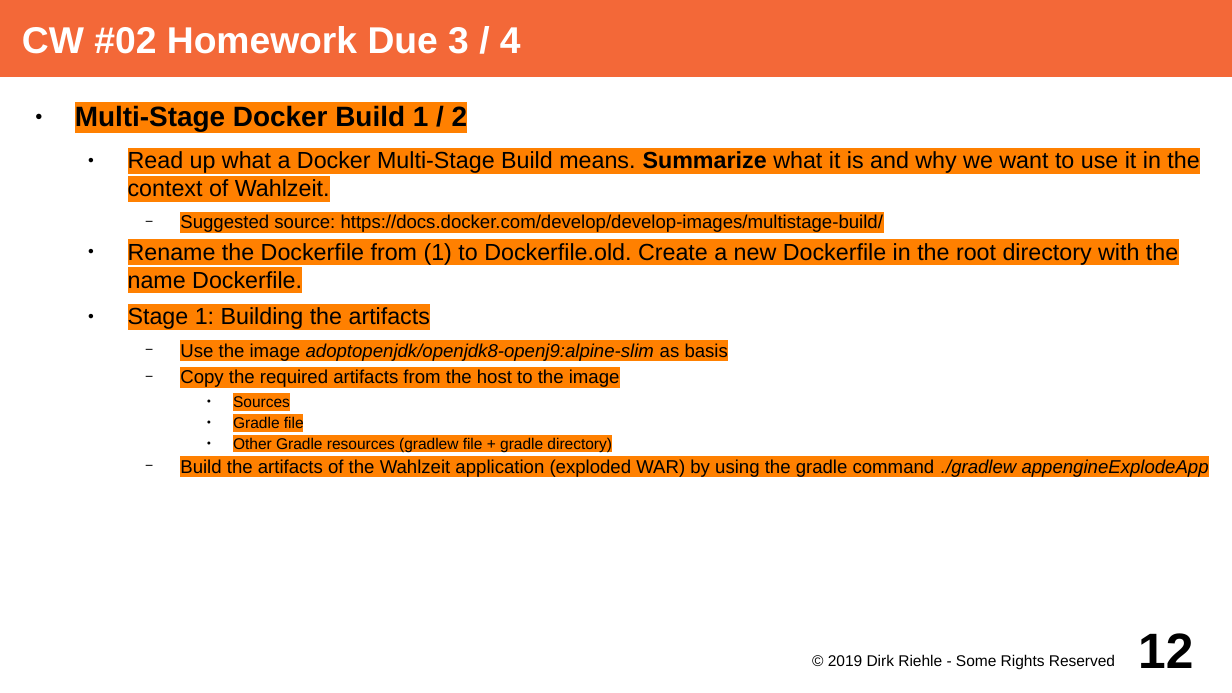
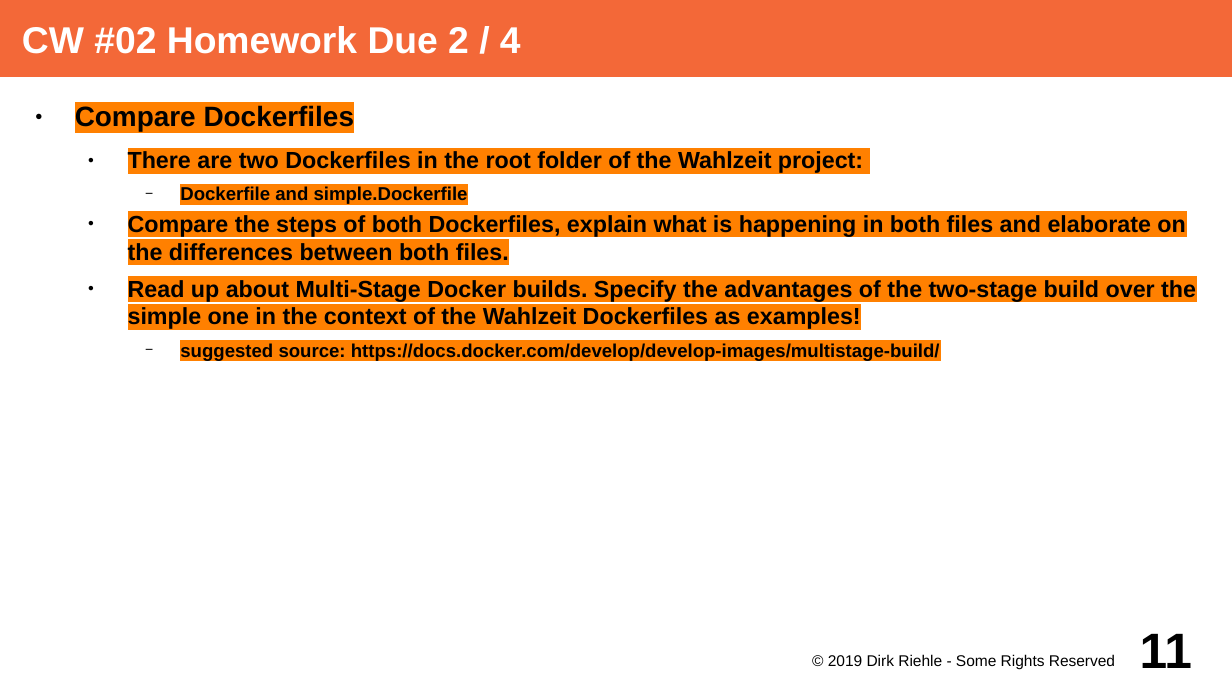
Before and after one commit to dirkriehle/adap-course, a slide deck: slide 11 of Lecture Slides/ADAP A02 - Course Schedule.odp (slide 12 before the commit). Drawn at 1232x693 pixels with LibreOffice and Linux fonts; fonts in the diff are those of the drawing. Boxes give left, top, right and bottom in pixels: in the first picture for what was removed or moved away, otherwise in the second. Text is boxed around its words. In the diff, an @@ line names an element or a change of style, - is before the commit and + after.

Commit message:
Adjust Docker homework description in A02

```diff
--- a/Lecture Slides/ADAP A02 - Course Schedule.odp
+++ b/Lecture Slides/ADAP A02 - Course Schedule.odp
@@ title at (x1=22, y1=26, x2=521, y2=54): text changed @@
-CW #02 Homework Due 3 / 4
+CW #02 Homework Due 2 / 4
@@ text at (x1=75, y1=105, x2=1196, y2=361): text changed; size 12 to 15 pt; bold on @@
-● Multi-Stage Docker Build 1 / 2
-  ● Read up what a Docker Multi-Stage Build means. Summarize what it is and why we want to use it in the context of Wahlzeit.
-    − Suggested source: https://docs.docker.com/develop/develop-images/multistage-build/
-  ● Rename the Dockerfile from (1) to Dockerfile.old. Create a new Dockerfile in the root directory with the name Dockerfile.
-  ● Stage 1: Building the artifacts
-    − Use the image adoptopenjdk/openjdk8-openj9:alpine-slim as basis
-    − Copy the required artifacts from the host to the image
-      ● Sources
-      ● Gradle file
-      ● Other Gradle resources (gradlew file + gradle directory)
-    − Build the artifacts of the Wahlzeit application (exploded WAR) by using the gradle command ./gradlew appengineExplodeApp
+● Compare Dockerfiles
+  ● There are two Dockerfiles in the root folder of the Wahlzeit project:
+    − Dockerfile and simple.Dockerfile
+  ● Compare the steps of both Dockerfiles, explain what is happening in both files and elaborate on the differences between both files.
+  ● Read up about Multi-Stage Docker builds. Specify the advantages of the two-stage build over the simple one in the context of the Wahlzeit Dockerfiles as examples!
+    − suggested source: https://docs.docker.com/develop/develop-images/multistage-build/
@@ page number at (x1=1140, y1=633, x2=1193, y2=668): text changed @@
-12
+11
```
Also in this commit, not shown: 1 other slide changed, 2 slides removed, 1 other file.
